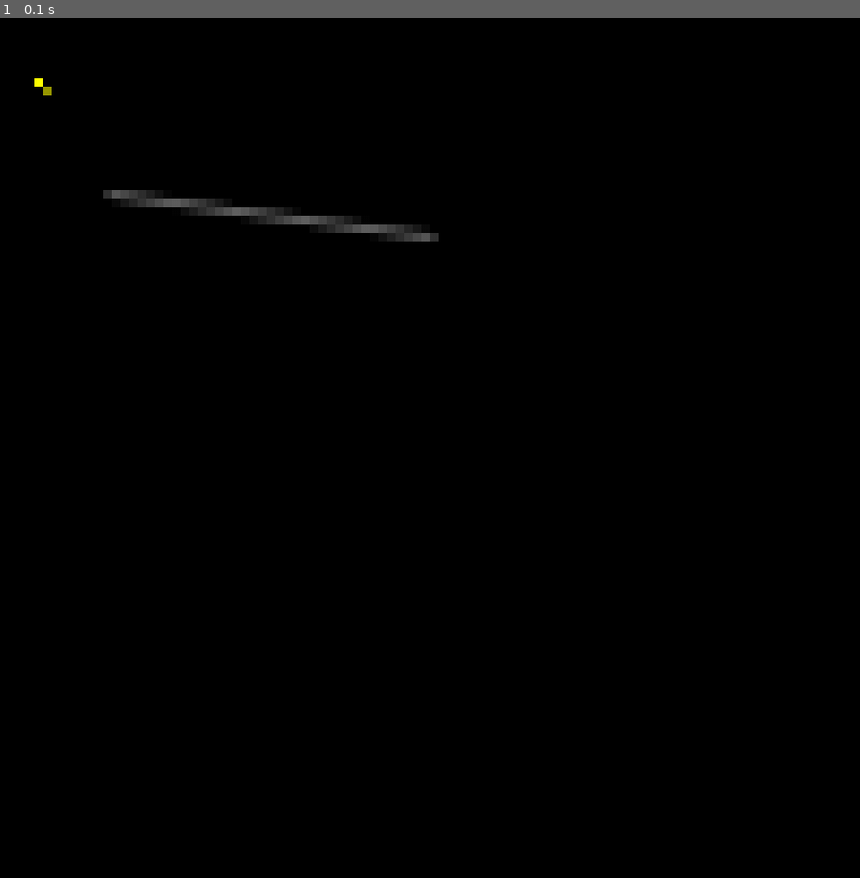
Above: before the commit, frame 1.
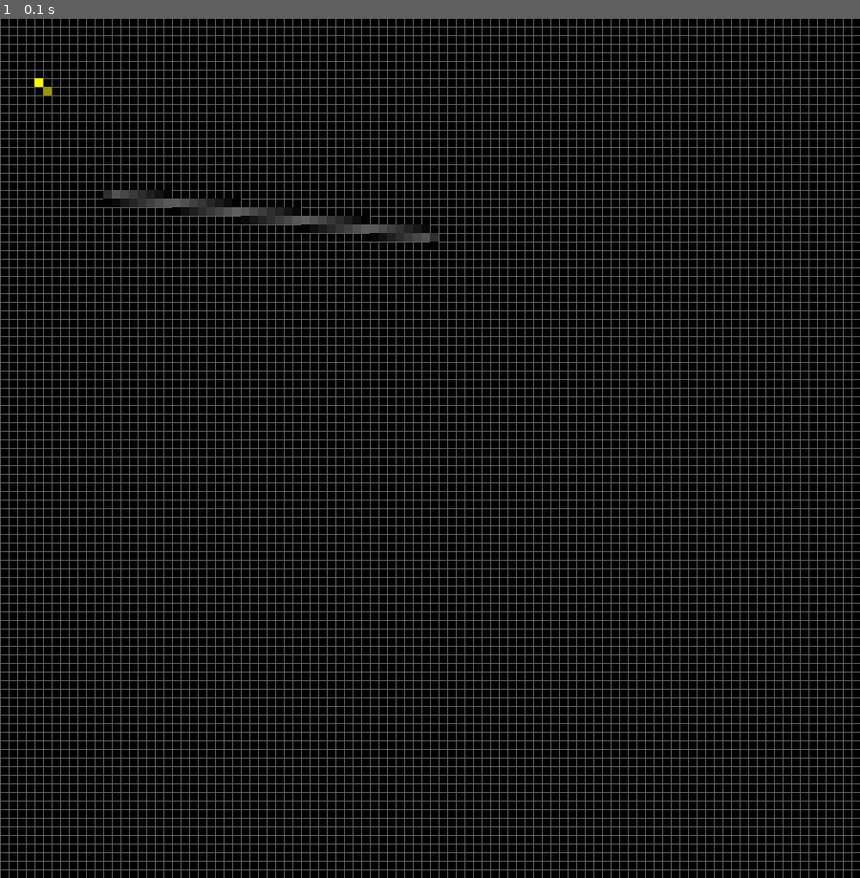
Above: after the commit, the same moment.

Repository: ckreitma/Info3UCCG
Game: pygame game, started from pygame/pygame04_wu03.py
The game is run twice, just before and just after one commit, with the same random seed, the same clock (stepped at 60 frames per second) and the same inputs.
Inputs:
- Up to frame 1 (0.1 s): no input

The runs differ from the first frame. In frame 1, 21% of the frame differs, in the area x 0-100%, y 0-100%.

Commit message:
Con Bezier

Diff:
--- /dev/null
+++ b/matplotlib/Bezier01.py
@@ -0,0 +1,120 @@
+"""Bezier, a module for creating Bezier curves.
+Version 1.1, from < BezierCurveFunction-v1.ipynb > on 2019-05-02
+"""
+
+# Conceptos de Bezier
+# https://es.wikipedia.org/wiki/Curva_de_B%C3%A9zier
+
+import numpy as np
+from numpy import array as a
+import matplotlib.pyplot as plt
+from mpl_toolkits.mplot3d import Axes3D
+__all__ = ["Bezier"]
+
+
+class Bezier():
+    def TwoPoints(t, P1, P2):
+        """
+        Returns a point between P1 and P2, parametised by t.
+        INPUTS:
+            t     float/int; a parameterisation.
+            P1    numpy array; a point.
+            P2    numpy array; a point.
+        OUTPUTS:
+            Q1    numpy array; a point.
+        """
+
+        if not isinstance(P1, np.ndarray) or not isinstance(P2, np.ndarray):
+            raise TypeError('Points must be an instance of the numpy.ndarray!')
+        if not isinstance(t, (int, float)):
+            raise TypeError('Parameter t must be an int or float!')
+
+        Q1 = (1 - t) * P1 + t * P2
+        return Q1
+
+    def Points(t, points):
+        """
+        Returns a list of points interpolated by the Bezier process
+        INPUTS:
+            t            float/int; a parameterisation.
+            points       list of numpy arrays; points.
+        OUTPUTS:
+            newpoints    list of numpy arrays; points.
+        """
+        newpoints = []
+        #print("points =", points, "\n")
+        for i1 in range(0, len(points) - 1):
+            #print("i1 =", i1)
+            #print("points[i1] =", points[i1])
+
+            newpoints += [Bezier.TwoPoints(t, points[i1], points[i1 + 1])]
+            #print("newpoints  =", newpoints, "\n")
+        return newpoints
+
+    def Point(t, points):
+        """
+        Returns a point interpolated by the Bezier process
+        INPUTS:
+            t            float/int; a parameterisation.
+            points       list of numpy arrays; points.
+        OUTPUTS:
+            newpoint     numpy array; a point.
+        """
+        newpoints = points
+        #print("newpoints = ", newpoints)
+        while len(newpoints) > 1:
+            newpoints = Bezier.Points(t, newpoints)
+            #print("newpoints in loop = ", newpoints)
+
+        #print("newpoints = ", newpoints)
+        #print("newpoints[0] = ", newpoints[0])
+        return newpoints[0]
+
+    def Curve(t_values, points):
+        """
+        Returns a point interpolated by the Bezier process
+        INPUTS:
+            t_values     list of floats/ints; a parameterisation.
+            points       list of numpy arrays; points.
+        OUTPUTS:
+            curve        list of numpy arrays; points.
+        """
+
+        if not hasattr(t_values, '__iter__'):
+            raise TypeError("`t_values` Must be an iterable of integers or floats, of length greater than 0 .")
+        if len(t_values) < 1:
+            raise TypeError("`t_values` Must be an iterable of integers or floats, of length greater than 0 .")
+        if not isinstance(t_values[0], (int, float)):
+            raise TypeError("`t_values` Must be an iterable of integers or floats, of length greater than 0 .")
+
+        curve = np.array([[0.0] * len(points[0])])
+        for t in t_values:
+            #print("curve                  \n", curve)
+            #print("Bezier.Point(t, points) \n", Bezier.Point(t, points))
+
+            curve = np.append(curve, [Bezier.Point(t, points)], axis=0)
+
+            #print("curve after            \n", curve, "\n--- --- --- --- --- --- ")
+        curve = np.delete(curve, 0, 0)
+        #print("curve final            \n", curve, "\n--- --- --- --- --- --- ")
+        return curve
+
+#~~~#
+
+
+t_points = np.arange(0, 1, 0.01)  # ................................. Creates an iterable list from 0 to 1.
+points1 = np.array([[0, 0], [0, 8], [5, 10], [9, 7], [4, 3]])  # .... Creates an array of coordinates.
+curve1 = Bezier.Curve(t_points, points1)  # ......................... Returns an array of coordinates.
+
+plt.figure()
+plt.plot(
+    curve1[:, 0],   # x-coordinates.
+    curve1[:, 1]    # y-coordinates.
+)
+plt.plot(
+    points1[:, 0],  # x-coordinates.
+    points1[:, 1],  # y-coordinates.
+    'ro:'           # Styling (red, circles, dotted).
+)
+plt.grid()
+plt.show()
--- a/pygame/pygame03_grilla.py
+++ b/pygame/pygame03_grilla.py
@@ -73,7 +73,7 @@
     # pygame.draw.rect(screen, BLUE, (200, 150, 100, 50))
     # pygame.draw.aaline(screen, (0, 100, 255), (0, 0), (ancho-1, alto-1))
     # pygame.draw.aaline(screen, (50, 180, 40), (ancho-1, 0), (0, alto-1))
-    # dibujar_grilla(screen)
+    dibujar_grilla(screen)
     # pixel(screen, 4, 7, WHITE)
     linea(screen, 10, 20, 2, 4, GRIS)
     linea(screen, 12, 20, 50, 25, GRIS)
--- a/pygame/pygame04_wu03.py
+++ b/pygame/pygame04_wu03.py
@@ -134,7 +134,7 @@
         if event.type == pygame.QUIT:
             running = False
         screen.fill(BLACK)
-        # dibujar_grilla(screen)
+        dibujar_grilla(screen)
         # Prueba de pixel con transparencias
         putpixel(screen, (4, 7), YELLOW)
         putpixel(screen, (5, 8), YELLOW, alpha=0.6)
--- /dev/null
+++ b/pygame/pygame05_llenado.py
@@ -0,0 +1,16 @@
+import pygame
+import time
+ancho = 1200
+alto = 900
+screen = pygame.display.set_mode((ancho, alto))
+running = True
+
+# while running:
+event = pygame.event.poll()
+if event.type == pygame.QUIT:
+    running = False
+screen.fill((0, 0, 0))
+pygame.draw.aaline(screen, (0, 100, 255), (0, 0), (ancho-1, alto-1))
+pygame.draw.aaline(screen, (50, 180, 40), (ancho-1, 0), (0, alto-1))
+time.sleep(3)
+pygame.display.flip()
